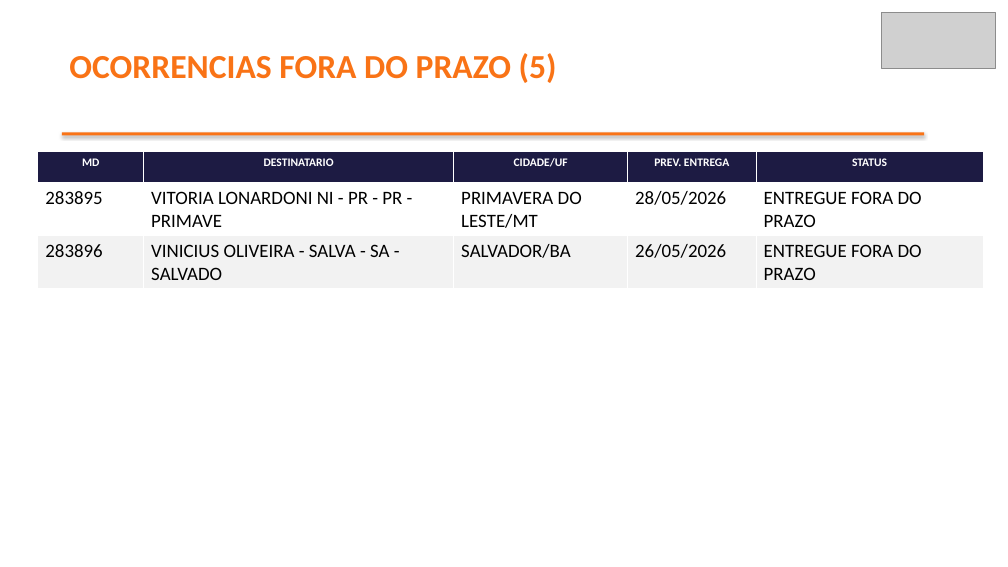
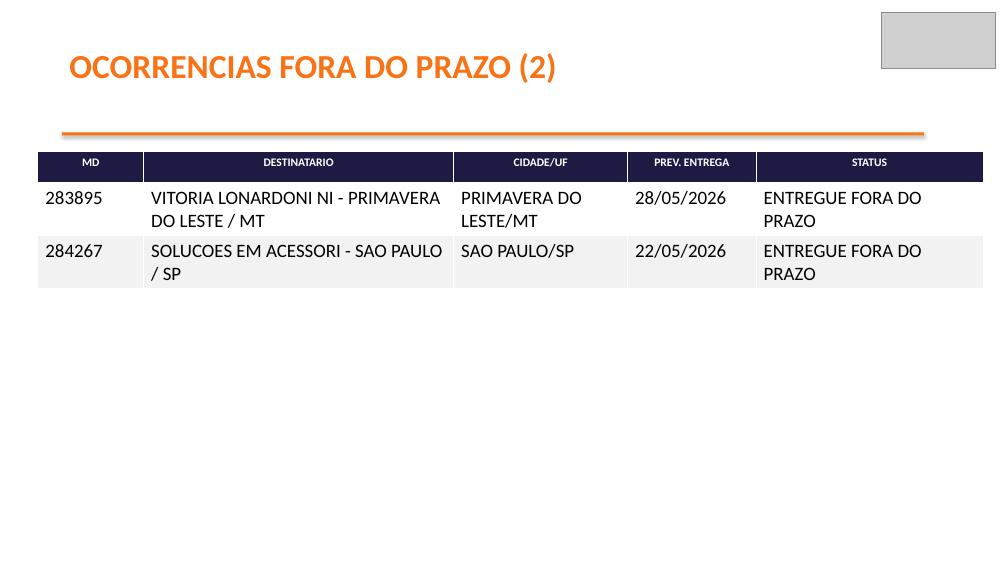
Before and after one commit to brendaelicia-sketch/PortoEX, a slide deck: slide 4 of pptx/maio_2026/SOLUCOES_EM_ACESSORIOS_PET_LTD.pptx. Drawn at 1008x567 pixels with LibreOffice and Linux fonts; fonts in the diff are those of the drawing; grey boxes stand for pictures. Boxes give left, top, right and bottom in pixels: in the first picture for what was removed or moved away, otherwise in the second. Text is boxed around its words. In the diff, an @@ line names an element or a change of style, - is before the commit and + after.

```diff
--- a/pptx/maio_2026/SOLUCOES_EM_ACESSORIOS_PET_LTD.pptx
+++ b/pptx/maio_2026/SOLUCOES_EM_ACESSORIOS_PET_LTD.pptx
@@ text at bbox=[69, 53, 557, 83]: text changed @@
-OCORRENCIAS FORA DO PRAZO (5)
+OCORRENCIAS FORA DO PRAZO (2)
@@ table at bbox=[38, 151, 983, 284] @@
-row 2, column 2: VITORIA LONARDONI NI - PR - PR - PRIMAVE
+row 2, column 2: VITORIA LONARDONI NI - PRIMAVERA DO LESTE / MT
-row 3: 283896 | VINICIUS OLIVEIRA - SALVA - SA - SALVADO | SALVADOR/BA | 26/05/2026 | ENTREGUE FORA DO PRAZO
+row 3: 284267 | SOLUCOES EM ACESSORI - SAO PAULO / SP | SAO PAULO/SP | 22/05/2026 | ENTREGUE FORA DO PRAZO
```
Also in this commit, not shown: 4 other slides changed, 1 slide added, 1 slide removed.
